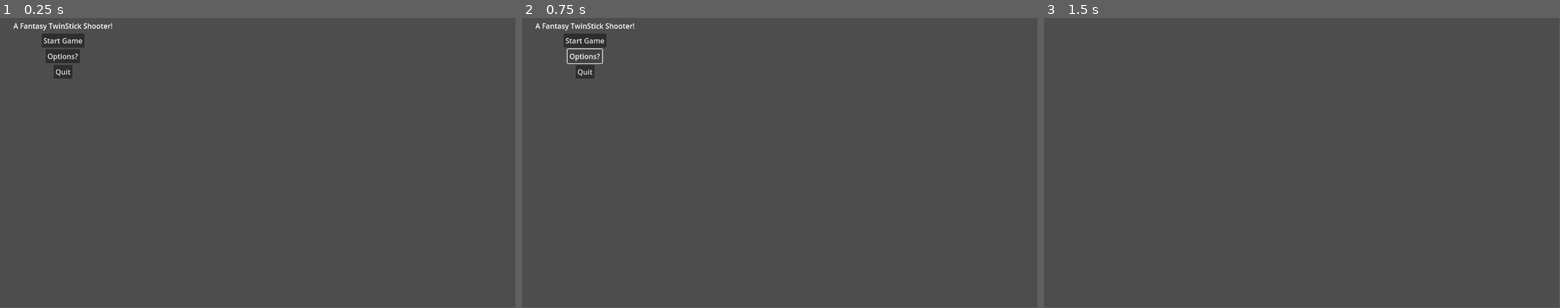
Above: before the commit, frames 1-3 (left to right).
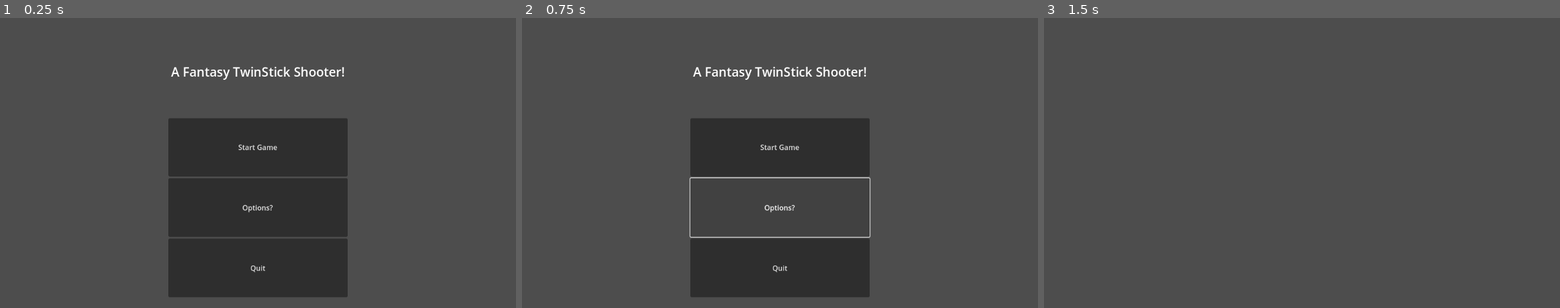
Above: after the commit, the same moments.

Repository: Shadowyish/fantasytss
Game: Godot game, scene res://Assets/Scenes/MainMenu.tscn
Two runs of this game, one before a commit and one after it. Both use one fixed random seed, a clock stepped at 60 frames per second and the inputs below.
Inputs:
- Up to frame 1 (0.25 s): no input
- Up to frame 2 (0.75 s): click "Options?" at 0.5 s
- Up to frame 3 (1.5 s): click "Start Game" at 1.25 s
In our replay, the window is 799x449 before the commit and 800x450 after it. These sizes can differ from the game's own. Grey fills any space a smaller window leaves; there, only what the larger window draws over its background counts as a difference.

The runs differ from the first frame. In frame 1, 22% of the frame differs, in the area x 2-68%, y 1-97%; in frame 2, 16%; in frame 3, only the window size differs.
Error in both runs: Cannot call method 'add_child' on a null value. (res://Assets/Scripts/GameManager.gd:29)

Commit message:
fixed window resizing

Diff:
--- a/tss_godot/Assets/Scenes/MainMenu.tscn
+++ b/tss_godot/Assets/Scenes/MainMenu.tscn
@@ -1,46 +1,59 @@
-[gd_scene load_steps=2 format=3 uid="uid://bhte7x4mc24ly"]
+[gd_scene load_steps=2 format=3 uid="uid://b3u0jq6palkfw"]
 
 [ext_resource type="Script" path="res://Assets/Scripts/MainMenuController.gd" id="1_1di2j"]
 
-[node name="MainMenu" type="Node2D"]
-
-[node name="Control" type="Control" parent="."]
+[node name="Control" type="Control"]
 layout_mode = 3
 anchors_preset = 15
 anchor_right = 1.0
 anchor_bottom = 1.0
+offset_right = -1152.0
+offset_bottom = -648.0
 grow_horizontal = 2
 grow_vertical = 2
 size_flags_horizontal = 3
 size_flags_vertical = 3
 script = ExtResource("1_1di2j")
 
-[node name="Label" type="Label" parent="Control"]
-layout_mode = 0
-offset_left = 30.0
-offset_top = 6.0
-offset_right = 252.0
-offset_bottom = 32.0
+[node name="Label" type="Label" parent="."]
+layout_mode = 1
+anchors_preset = 10
+anchor_right = 1.0
+offset_left = -194.0
+offset_top = 100.0
+offset_right = 194.0
+offset_bottom = 142.0
+grow_horizontal = 2
+theme_type_variation = &"HeaderLarge"
 text = "A Fantasy TwinStick Shooter!"
+horizontal_alignment = 1
+vertical_alignment = 1
 
-[node name="VBoxContainer" type="VBoxContainer" parent="Control"]
-layout_mode = 0
-offset_left = 30.0
-offset_top = 35.0
-offset_right = 252.0
-offset_bottom = 136.0
+[node name="VBoxContainer" type="VBoxContainer" parent="."]
+layout_mode = 1
+anchors_preset = 8
+anchor_left = 0.5
+anchor_top = 0.5
+anchor_right = 0.5
+anchor_bottom = 0.5
+offset_left = -200.0
+offset_top = -100.0
+offset_right = 200.0
+offset_bottom = 300.0
+grow_horizontal = 2
+grow_vertical = 2
 
-[node name="StartButton" type="Button" parent="Control/VBoxContainer"]
+[node name="StartButton" type="Button" parent="VBoxContainer"]
 layout_mode = 2
-size_flags_horizontal = 4
+size_flags_vertical = 3
 text = "Start Game"
 
-[node name="OptionsButton" type="Button" parent="Control/VBoxContainer"]
+[node name="OptionsButton" type="Button" parent="VBoxContainer"]
 layout_mode = 2
-size_flags_horizontal = 4
+size_flags_vertical = 3
 text = "Options?"
 
-[node name="QuitButton" type="Button" parent="Control/VBoxContainer"]
+[node name="QuitButton" type="Button" parent="VBoxContainer"]
 layout_mode = 2
-size_flags_horizontal = 4
+size_flags_vertical = 3
 text = "Quit"
--- a/tss_godot/Assets/Scripts/MainMenuController.gd
+++ b/tss_godot/Assets/Scripts/MainMenuController.gd
@@ -1,6 +1,7 @@
 extends Control
 
 func _ready():
+	size = get_viewport_rect().size
 	# Connect button signals
 	$VBoxContainer/StartButton.pressed.connect(_on_start_game_pressed)
 	$VBoxContainer/OptionsButton.pressed.connect(_on_options_pressed)
--- a/tss_godot/project.godot
+++ b/tss_godot/project.godot
@@ -18,6 +18,11 @@
 [autoload]
 
 GameManager="*res://Assets/Scripts/GameManager.gd"
+
+[display]
+
+window/stretch/mode="viewport"
+window/stretch/aspect="expand"
 
 [input]
 
